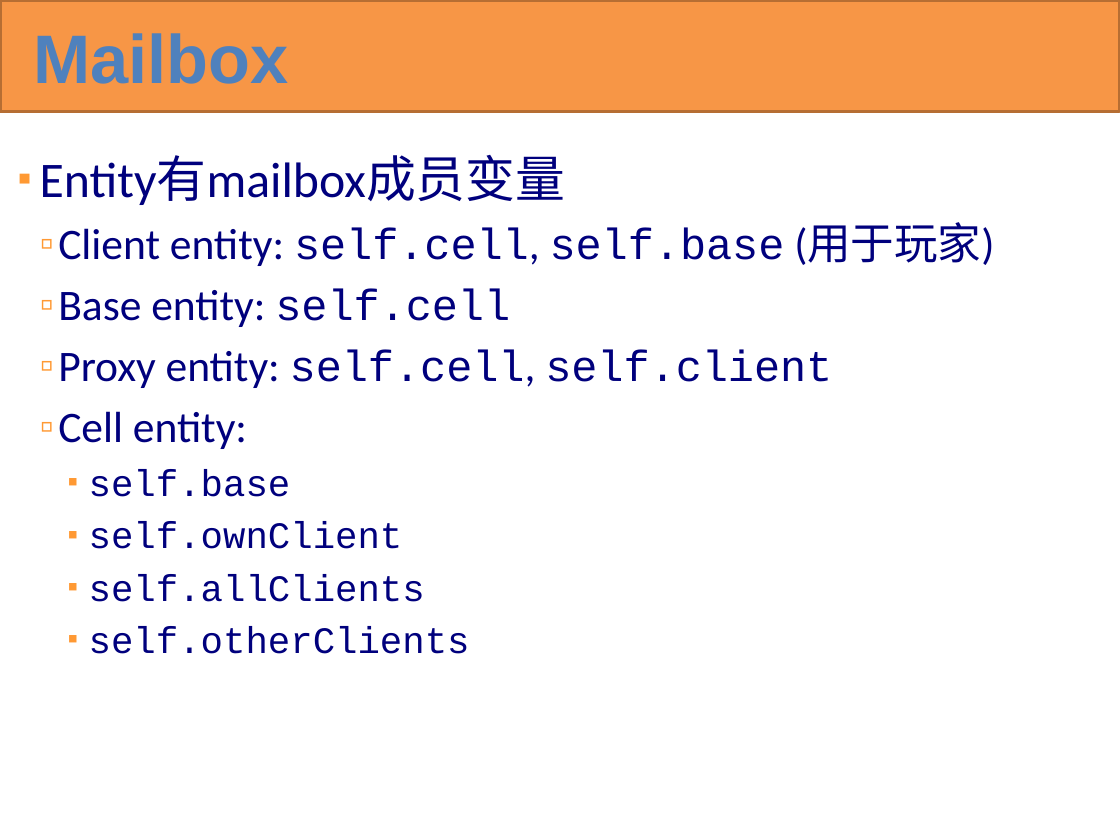
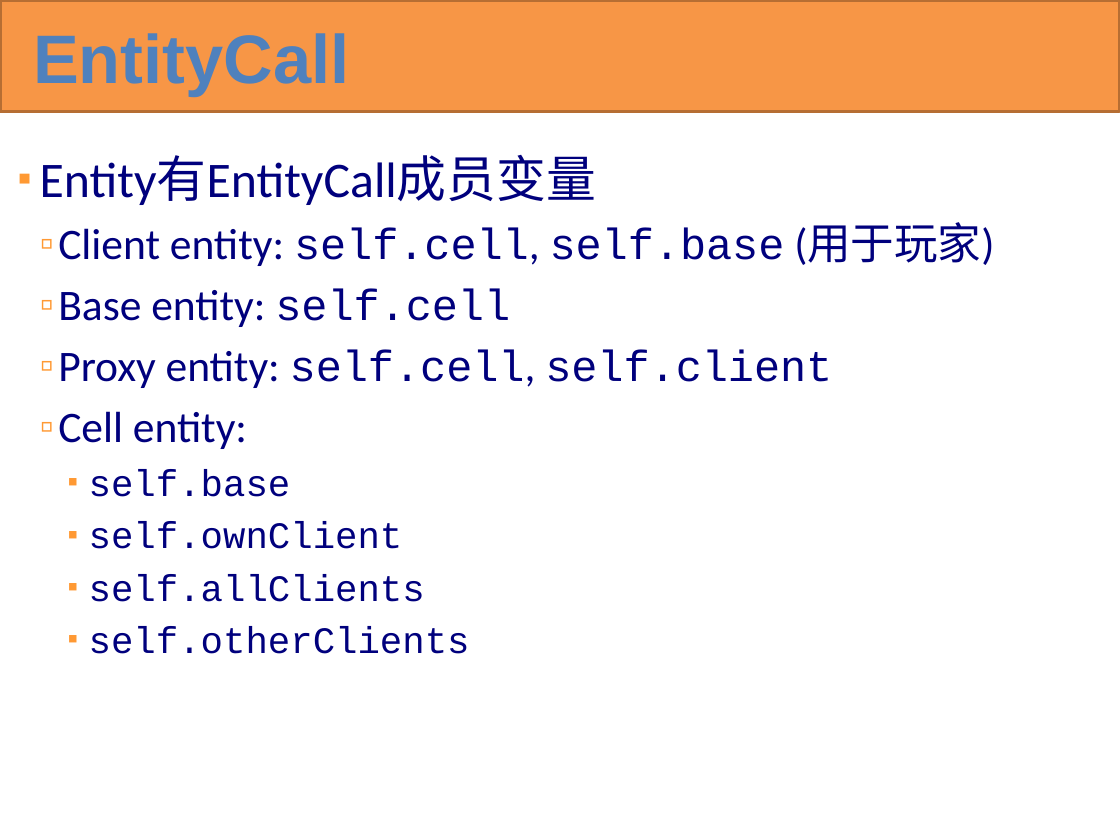
Before and after one commit to KBEngineLab/KBEngine-Nex, a slide deck: slide 72 of docs/KBEngine overview(cn).pptx. Drawn at 1120x840 pixels with LibreOffice and Linux fonts; fonts in the diff are those of the drawing. Boxes give left, top, right and bottom in pixels: in the first picture for what was removed or moved away, otherwise in the second. Text is boxed around its words. In the diff, an @@ line names an element or a change of style, - is before the commit and + after.

```diff
--- a/docs/KBEngine overview(cn).pptx
+++ b/docs/KBEngine overview(cn).pptx
@@ title at (x1=33, y1=33, x2=349, y2=96): text changed @@
-Mailbox
+EntityCall
@@ text at (x1=40, y1=156, x2=596, y2=205): text changed @@
-▪ Entity有mailbox成员变量
+▪ Entity有EntityCall成员变量
```
Also in this commit, not shown: 35 other slides changed, 1 other file.
